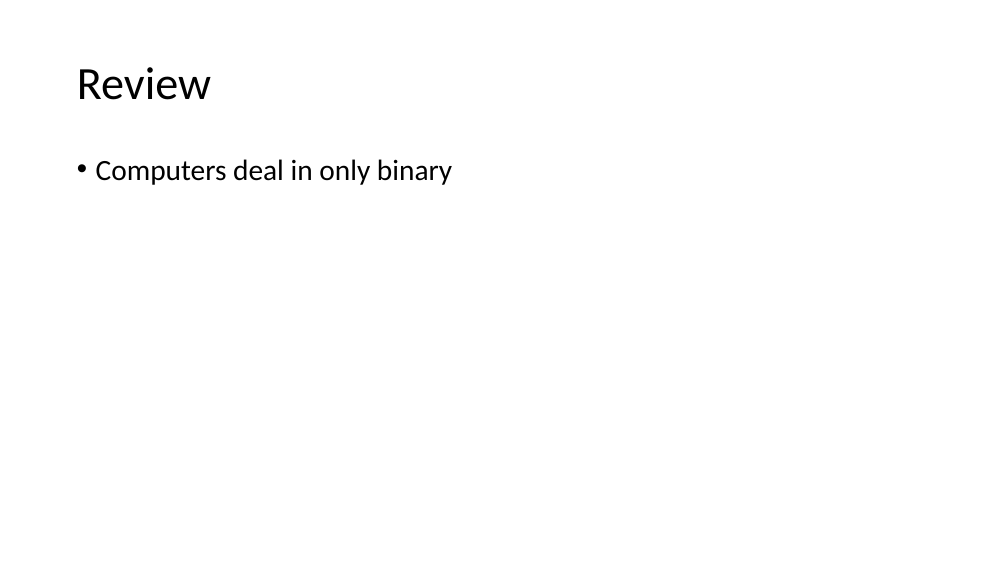
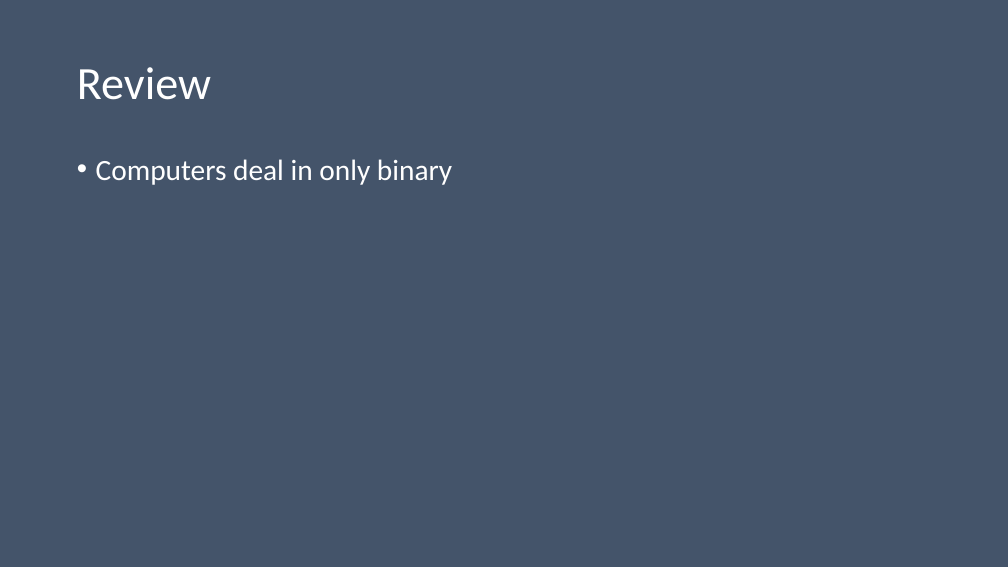
Before and after one commit to MrJoshGross/Course-Curricular-Material, a slide deck: slide 2 of wip/Lecture 4 - Binary Addition and Subtraction.pptx. Drawn at 1008x567 pixels with LibreOffice and Linux fonts; fonts in the diff are those of the drawing. Boxes give left, top, right and bottom in pixels: in the first picture for what was removed or moved away, otherwise in the second. Text is boxed around its words. In the diff, an @@ line names an element or a change of style, - is before the commit and + after.

Commit message:
Update Lecture 4 - Binary Addition and Subtraction.pptx
finished subtraction slides and added addition and subtraction problems

```diff
--- a/wip/Lecture 4 - Binary Addition and Subtraction.pptx
+++ b/wip/Lecture 4 - Binary Addition and Subtraction.pptx
@@ background #FFFFFF to #44546A @@
@@ title "Review" at [77,67,211,100]: text colour #000000 to #FFFFFF @@
@@ text "Computers deal in only binary" at [96,159,452,185]: text colour #000000 to #FFFFFF @@
```
Also in this commit, not shown: 45 other slides changed, 23 slides added.
